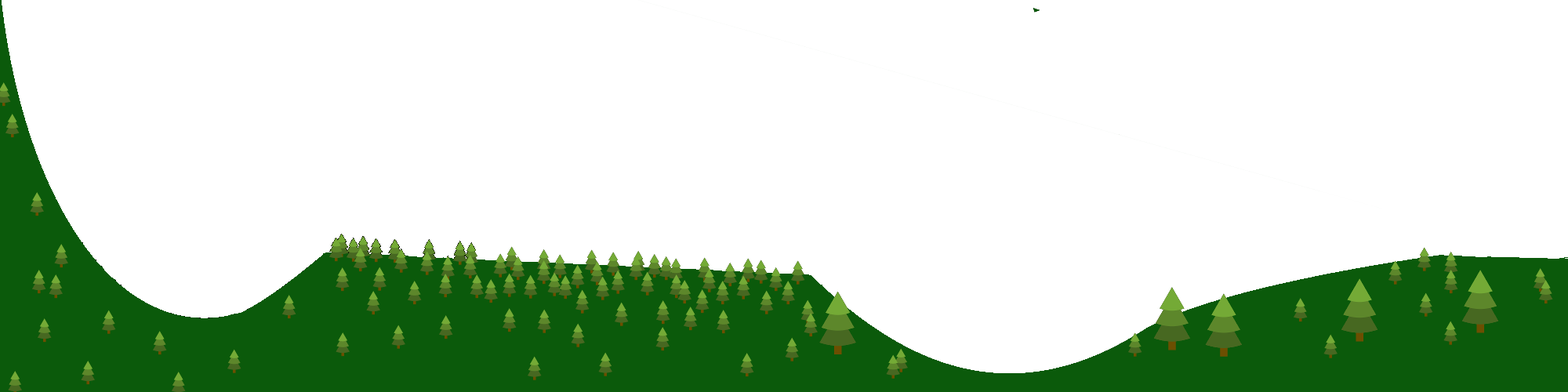
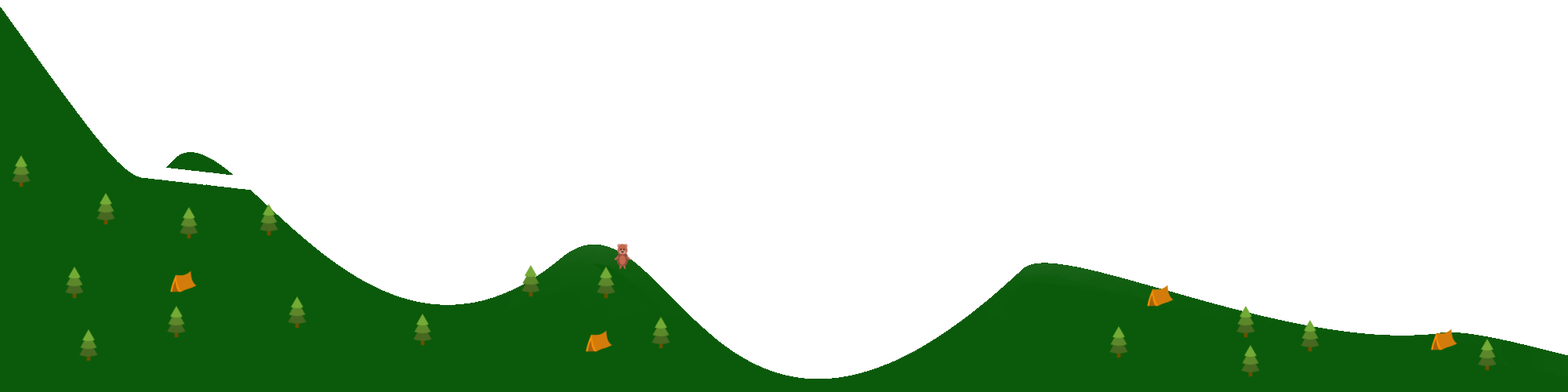
Layer changes from the first 1568x392 image to the second:
removed layer "art.bmp" over [0, 0, 1568, 392]
added layer "tree.png" above "Layer #1" over [10, 154, 1498, 378]
added layer "Layer #1" above "rock.png" over [0, 7, 1568, 392]
